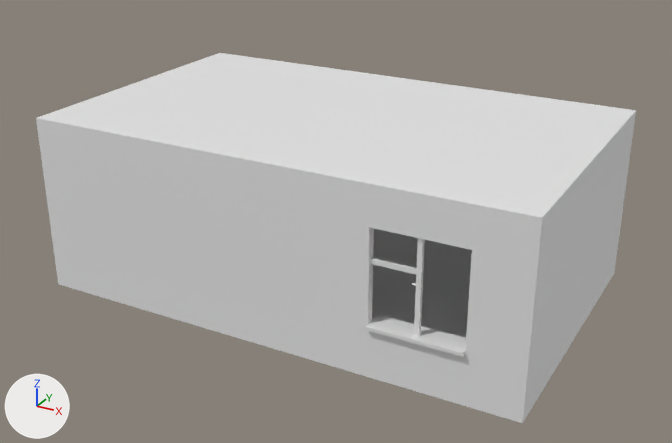
One commit to the FBX model Assets/Environment/Items/room/room_2.0/room2.0(2.0).fbx: the scene before it, then after it.
The view is the same before and after, from a camera (50 mm lens) standing at (5.18, -9.52, 5.52) and looking at (0.07, -0.22, 0.86). The lights are fixed; the arrows at lower left show +X, +Y and +Z. Where no turn or scale is listed for an object, it has been applied to the vertices.
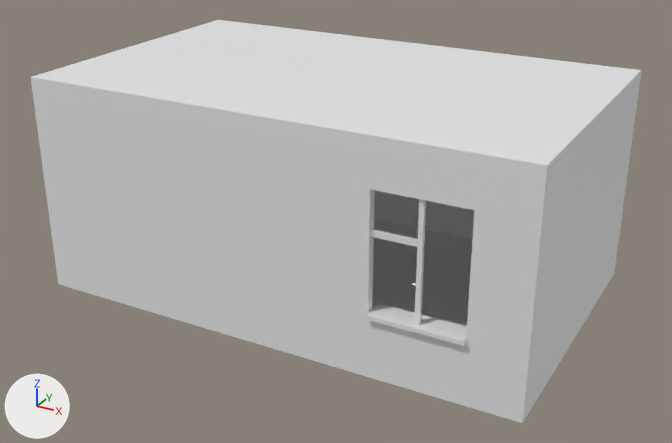
Location of each change, (x1, y1, x2, y2) in pixels of the pictures (672 x 443 px):
'Cube.002', moved, rescaled (14% taller)
    before: (43, 127, 531, 412)
    after: (38, 87, 535, 412)
'Cube.005', moved
    before: (36, 53, 636, 228)
    after: (30, 20, 642, 176)
'Cube.003', moved, rescaled (13% taller)
    before: (514, 119, 635, 415)
    after: (514, 79, 640, 415)
'Cube.004', moved, rescaled
    before: (37, 126, 63, 279)
    after: (32, 86, 63, 279)
'Cube.001', unchanged, uncovered by the edit
    after: (374, 190, 474, 239)

Patch to the scene script:
```diff
--- a/Assets/Environment/Items/room/room_2.0/room2.0(2.0).fbx.py
+++ b/Assets/Environment/Items/room/room_2.0/room2.0(2.0).fbx.py
@@ ob_cube_004 @@
 ob_cube_004 = bpy.data.objects.new('Cube.004', me_cube_005)
-ob_cube_004.location = (-3.05, 0.0, 1.06)
+ob_cube_004.location = (-3.05, 0.0, 1.31)
 ob_cube_004.rotation_euler = (0.0, 1.571, 0.0)  # degrees (0, 90, 0)
-ob_cube_004.scale = (1.01, 1.88, 0.05)
+ob_cube_004.scale = (1.26, 1.88, 0.05)
@@ ob_cube_002 @@
 ob_cube_002 = bpy.data.objects.new('Cube.002', me_cube_003)
-ob_cube_002.location = (0.0, -1.83, 1.06)
+ob_cube_002.location = (0.0, -1.83, 1.31)
 ob_cube_002.rotation_euler = (1.571, 0.0, 0.0)  # degrees (90, 0, 0)
-ob_cube_002.scale = (3.0, 1.01, 0.05)
+ob_cube_002.scale = (3.0, 1.26, 0.05)
@@ ob_cube_003 @@
 ob_cube_003 = bpy.data.objects.new('Cube.003', me_cube_004)
-ob_cube_003.location = (3.05, 0.0, 1.06)
+ob_cube_003.location = (3.05, 0.0, 1.31)
 ob_cube_003.rotation_euler = (0.0, 1.571, 0.0)  # degrees (0, 90, 0)
-ob_cube_003.scale = (1.01, 1.88, 0.05)
+ob_cube_003.scale = (1.26, 1.88, 0.05)
@@ ob_cube_005 @@
 ob_cube_005 = bpy.data.objects.new('Cube.005', me_cube_006)
-ob_cube_005.location = (0.0, 0.0, 2.13)
+ob_cube_005.location = (0.0, 0.0, 2.63)
```
